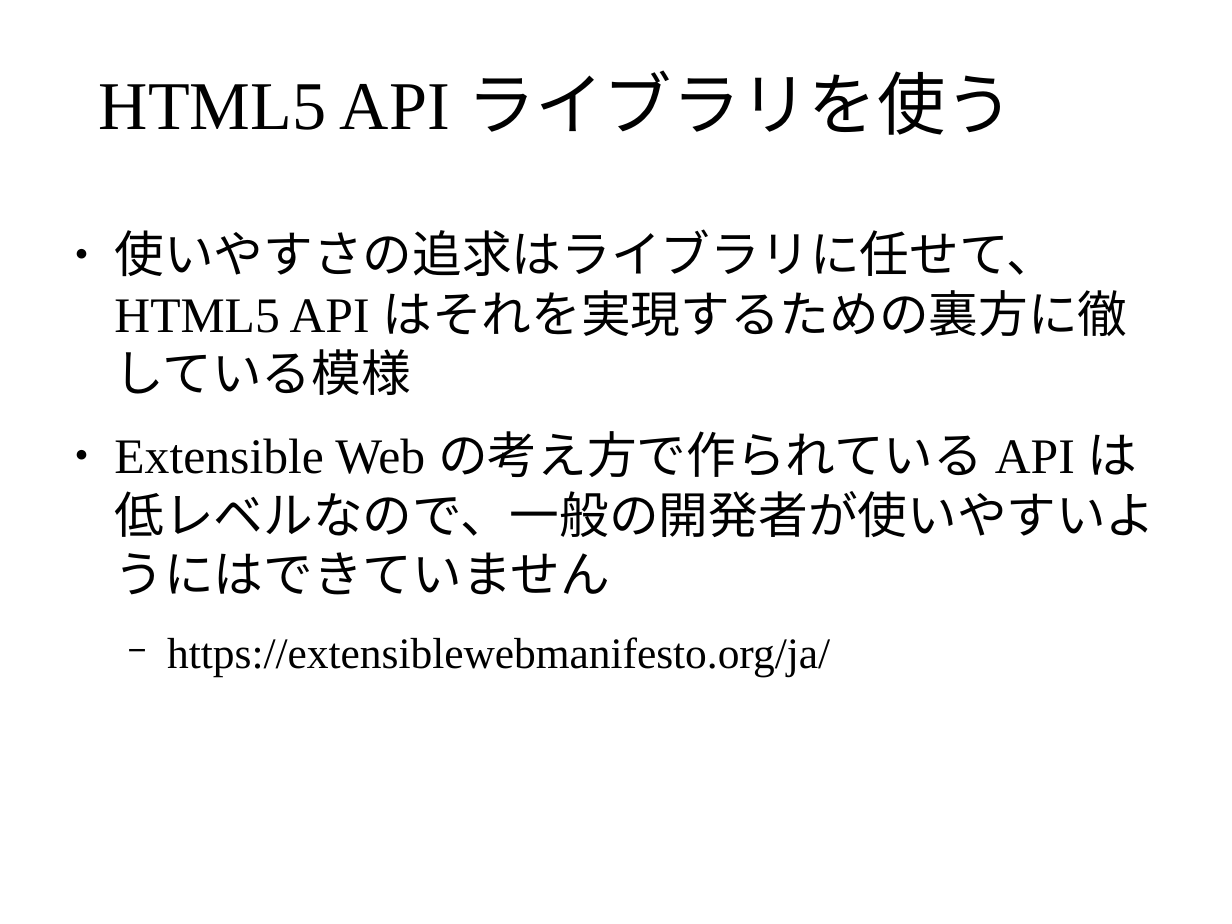
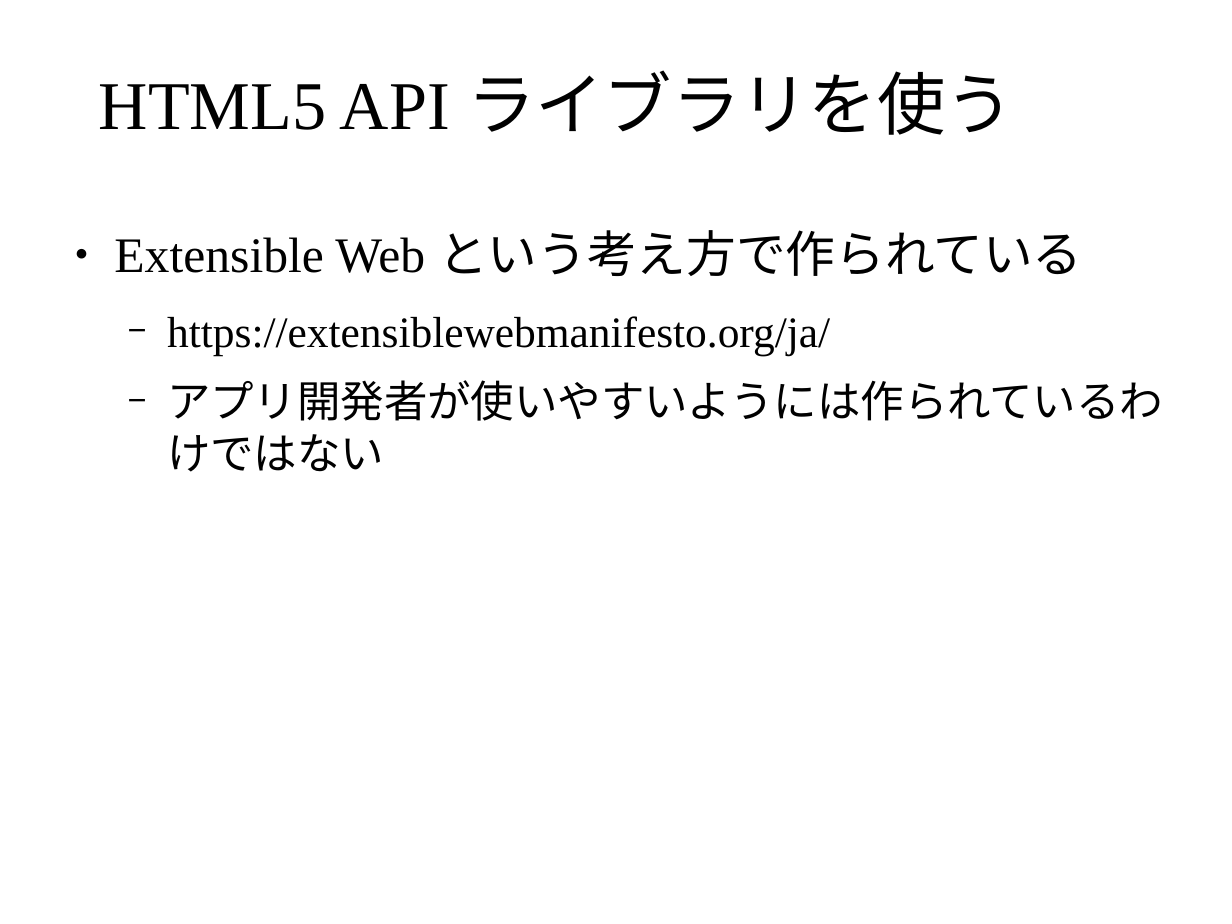
Before and after one commit to masakura/slides, a slide deck: slide 47 of html5jk#1/slide2.odp (slide 45 before the commit). Drawn at 1232x924 pixels with LibreOffice and Linux fonts; fonts in the diff are those of the drawing; background and template pictures are left out. Boxes give left, top, right and bottom in pixels: in the first picture for what was removed or moved away, otherwise in the second. Text is boxed around its words. In the diff, an @@ line names an element or a change of style, - is before the commit and + after.

Commit message:
スライドにいろいろ追加

```diff
--- a/html5jk#1/slide2.odp
+++ b/html5jk#1/slide2.odp
@@ text at (114,230,1082,276): text changed @@
-● 使いやすさの追求はライブラリに任せて、HTML5 API はそれを実現するための裏方に徹している模様
-● Extensible Web の考え方で作られている API は低レベルなので、一般の開発者が使いやすいようにはできていません
+● Extensible Web という考え方で作られている
@@ text at (167,380,1163,472): paragraph added @@
+  − アプリ開発者が使いやすいようには作られているわけではない
```
Also in this commit, not shown: 9 other slides changed, 4 slides added, 2 other files.
